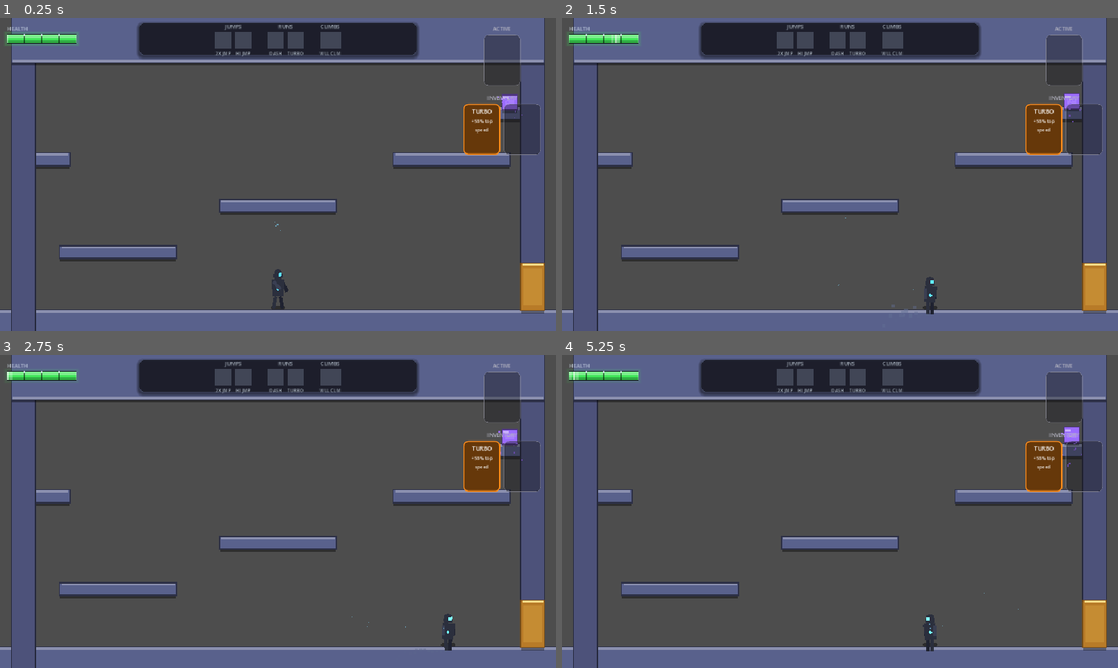
Above: before the commit, frames 1-4 (two rows, left to right).
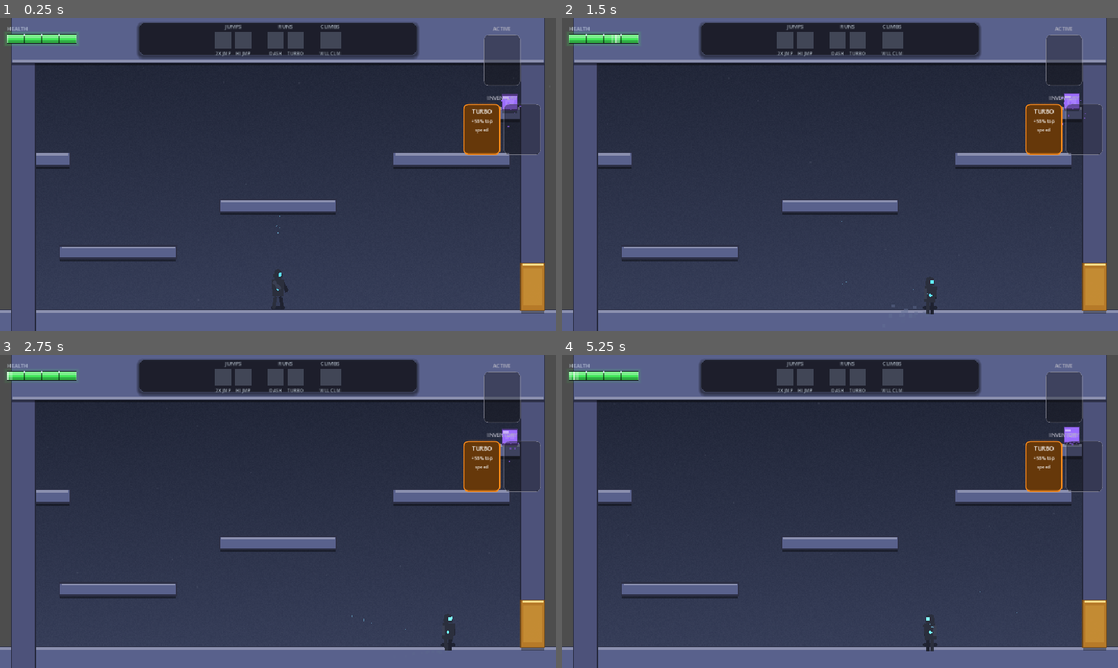
Above: after the commit, the same moments.

Repository: andy-augustine/godot-helloworld
Game: Godot game, scene res://World.tscn
Same seed, same stepped clock (60 frames per second), same inputs: the game is played once before the commit and once after it.
Inputs (mouse positions are in pixels of both pictures, inside the frame that each line leads up to):
- Up to frame 1 (0.25 s): no input
- Up to frame 2 (1.5 s): tap Enter (ui_accept) at 0.5 s; move the mouse to (962, 158) at 0.52 s; hold D (move_right) 0.53-1.25 s; tap Shift (dash) at 0.6 s; click (962, 158) at 0.67 s; tap Space (jump) at 0.77 s; drag from (728, 190) to (1073, 99) at 1.27 s
- Up to frame 3 (2.75 s): move the mouse to (333, 442) at 2.02 s; hold D (move_right) from 2.03 s (still down); tap Shift (dash) at 2.1 s; click (333, 442) at 2.17 s
- Up to frame 4 (5.25 s): release D (move_right) at 2.75 s; drag from (812, 574) to (1095, 624) at 2.77 s; move the mouse to (1006, 558) at 3.52 s; hold A (move_left) 3.53-4.25 s; tap Shift (dash) at 3.6, 5.1 s; click (1006, 558) at 3.67 s; tap Space (jump) at 3.77 s; drag from (673, 464) to (756, 433) at 4.27 s; move the mouse to (867, 511) at 5.02 s; hold Down (ui_down) from 5.03 s (still down); click (867, 511) at 5.17 s

The runs differ from the first frame. In frame 1, 57% of the frame differs, in the area x 6-94%, y 14-94%; in frame 2, 57%; in frame 3, 57%; in frame 4, 57%.

Commit message:
P3 (visually-distinct-rooms): procedural-background per room
Adds the third sub-tier from ART_CONVENTIONS.md — procedural-background —
with a working first instance per room.

- shaders/gradient_bg.gdshader: vertical gradient with subtle per-pixel noise
  dither so big flat fills don't band. canvas_item shader, two color uniforms
  (color_top + color_bottom) configured per-room via ShaderMaterial sub_resource.
- StartingRoom: cool blue-grey gradient (matches existing palette), 30
  ambient white-mote particles drifting upward over 8s.
- SecondRoom: same baseline cool palette this phase (palette divergence
  comes in P4a), 40 particles for the larger room volume.
- ThirdRoom: green-tinged gradient matching existing body color, 28 particles.

z_index −10 on the gradient ColorRect, −9 on the ambient particles, so they
sit behind all the procedural-static level geometry but the gradient sits
behind the particles. Both inside room bounds.

Phase 3 deliberately keeps backgrounds cool/neutral across all 3 rooms —
divergence (warm SecondRoom, teal-violet ThirdRoom) ships in Phase 4a/b
when paired with the per-room mechanic and signature visual.

Co-Authored-By: Claude Opus 4.7 (1M context) <noreply@anthropic.com>

Diff:
--- a/rooms/SecondRoom.tscn
+++ b/rooms/SecondRoom.tscn
@@ -1,8 +1,15 @@
-[gd_scene load_steps=12 format=3]
+[gd_scene load_steps=14 format=3]
 
 [ext_resource type="Script" path="res://rooms/Room.gd" id="1_room"]
 [ext_resource type="PackedScene" path="res://doors/Door.tscn" id="2_door"]
 [ext_resource type="PackedScene" path="res://inventory/Pickup.tscn" id="3_pickup"]
+[ext_resource type="Shader" path="res://shaders/gradient_bg.gdshader" id="4_grad"]
+
+[sub_resource type="ShaderMaterial" id="ShaderMaterial_second_bg"]
+shader = ExtResource("4_grad")
+shader_parameter/color_top = Color(0.14, 0.16, 0.24, 1)
+shader_parameter/color_bottom = Color(0.24, 0.27, 0.4, 1)
+shader_parameter/noise_amount = 0.025
 
 [sub_resource type="RectangleShape2D" id="RectangleShape2D_ground"]
 size = Vector2(1800, 40)
@@ -35,6 +42,32 @@
 "default": Vector2(120, 720)
 }
 
+[node name="Background" type="ColorRect" parent="."]
+z_index = -10
+material = SubResource("ShaderMaterial_second_bg")
+offset_left = 0.0
+offset_top = 0.0
+offset_right = 1800.0
+offset_bottom = 800.0
+mouse_filter = 2
+
+[node name="AmbientParticles" type="CPUParticles2D" parent="."]
+position = Vector2(900, 400)
+z_index = -9
+amount = 40
+lifetime = 9.0
+preprocess = 9.0
+emission_shape = 3
+emission_rect_extents = Vector2(900, 400)
+direction = Vector2(0, -0.5)
+spread = 30.0
+gravity = Vector2(0, -6)
+initial_velocity_min = 4.0
+initial_velocity_max = 14.0
+scale_amount_min = 1.2
+scale_amount_max = 3.0
+color = Color(0.88, 0.9, 0.96, 0.07)
+
 [node name="Ground" type="StaticBody2D" parent="."]
 position = Vector2(900, 780)
 
--- a/rooms/StartingRoom.tscn
+++ b/rooms/StartingRoom.tscn
@@ -1,8 +1,15 @@
-[gd_scene load_steps=13 format=3]
+[gd_scene load_steps=15 format=3]
 
 [ext_resource type="Script" path="res://rooms/Room.gd" id="1_room"]
 [ext_resource type="PackedScene" path="res://doors/Door.tscn" id="2_door"]
 [ext_resource type="PackedScene" path="res://inventory/Pickup.tscn" id="3_pickup"]
+[ext_resource type="Shader" path="res://shaders/gradient_bg.gdshader" id="4_grad"]
+
+[sub_resource type="ShaderMaterial" id="ShaderMaterial_starting_bg"]
+shader = ExtResource("4_grad")
+shader_parameter/color_top = Color(0.13, 0.15, 0.22, 1)
+shader_parameter/color_bottom = Color(0.22, 0.25, 0.36, 1)
+shader_parameter/noise_amount = 0.025
 
 [sub_resource type="RectangleShape2D" id="RectangleShape2D_ground"]
 size = Vector2(1400, 40)
@@ -38,6 +45,32 @@
 "default": Vector2(576, 500)
 }
 
+[node name="Background" type="ColorRect" parent="."]
+z_index = -10
+material = SubResource("ShaderMaterial_starting_bg")
+offset_left = 116.0
+offset_top = 200.0
+offset_right = 1036.0
+offset_bottom = 668.0
+mouse_filter = 2
+
+[node name="AmbientParticles" type="CPUParticles2D" parent="."]
+position = Vector2(576, 434)
+z_index = -9
+amount = 30
+lifetime = 8.0
+preprocess = 8.0
+emission_shape = 3
+emission_rect_extents = Vector2(460, 234)
+direction = Vector2(0, -0.5)
+spread = 30.0
+gravity = Vector2(0, -6)
+initial_velocity_min = 4.0
+initial_velocity_max = 12.0
+scale_amount_min = 1.2
+scale_amount_max = 2.8
+color = Color(0.85, 0.88, 0.95, 0.07)
+
 [node name="Ground" type="StaticBody2D" parent="."]
 position = Vector2(576, 648)
 
--- a/rooms/ThirdRoom.tscn
+++ b/rooms/ThirdRoom.tscn
@@ -1,7 +1,14 @@
-[gd_scene load_steps=7 format=3]
+[gd_scene load_steps=9 format=3]
 
 [ext_resource type="Script" path="res://rooms/Room.gd" id="1_room"]
 [ext_resource type="PackedScene" path="res://doors/Door.tscn" id="2_door"]
+[ext_resource type="Shader" path="res://shaders/gradient_bg.gdshader" id="3_grad"]
+
+[sub_resource type="ShaderMaterial" id="ShaderMaterial_third_bg"]
+shader = ExtResource("3_grad")
+shader_parameter/color_top = Color(0.12, 0.18, 0.16, 1)
+shader_parameter/color_bottom = Color(0.2, 0.3, 0.27, 1)
+shader_parameter/noise_amount = 0.025
 
 [sub_resource type="RectangleShape2D" id="RectangleShape2D_ground3"]
 size = Vector2(960, 40)
@@ -21,6 +28,32 @@
 spawn_points = {
 "default": Vector2(880, 480)
 }
+
+[node name="Background" type="ColorRect" parent="."]
+z_index = -10
+material = SubResource("ShaderMaterial_third_bg")
+offset_left = 0.0
+offset_top = 0.0
+offset_right = 960.0
+offset_bottom = 540.0
+mouse_filter = 2
+
+[node name="AmbientParticles" type="CPUParticles2D" parent="."]
+position = Vector2(480, 270)
+z_index = -9
+amount = 28
+lifetime = 8.0
+preprocess = 8.0
+emission_shape = 3
+emission_rect_extents = Vector2(480, 270)
+direction = Vector2(0, -0.5)
+spread = 30.0
+gravity = Vector2(0, -6)
+initial_velocity_min = 4.0
+initial_velocity_max = 12.0
+scale_amount_min = 1.2
+scale_amount_max = 2.8
+color = Color(0.85, 0.92, 0.9, 0.08)
 
 [node name="Ground" type="StaticBody2D" parent="."]
 position = Vector2(480, 520)
--- /dev/null
+++ b/shaders/gradient_bg.gdshader
@@ -0,0 +1,19 @@
+// Vertical gradient with subtle noise dither for procedural-background tier.
+// Used as the backdrop layer in each room, behind all gameplay geometry.
+// See ART_CONVENTIONS.md "Procedural-background" sub-tier.
+//
+// Per-room instances configure color_top + color_bottom in their .tscn.
+// noise_amount adds a tiny per-pixel dither so big flat fills don't band.
+
+shader_type canvas_item;
+
+uniform vec4 color_top : source_color = vec4(0.05, 0.06, 0.10, 1.0);
+uniform vec4 color_bottom : source_color = vec4(0.10, 0.12, 0.18, 1.0);
+uniform float noise_amount : hint_range(0.0, 0.1) = 0.02;
+
+void fragment() {
+	vec4 grad = mix(color_top, color_bottom, UV.y);
+	float n = fract(sin(dot(UV * 100.0, vec2(12.9898, 78.233))) * 43758.5453);
+	grad.rgb += (n - 0.5) * noise_amount;
+	COLOR = grad;
+}
